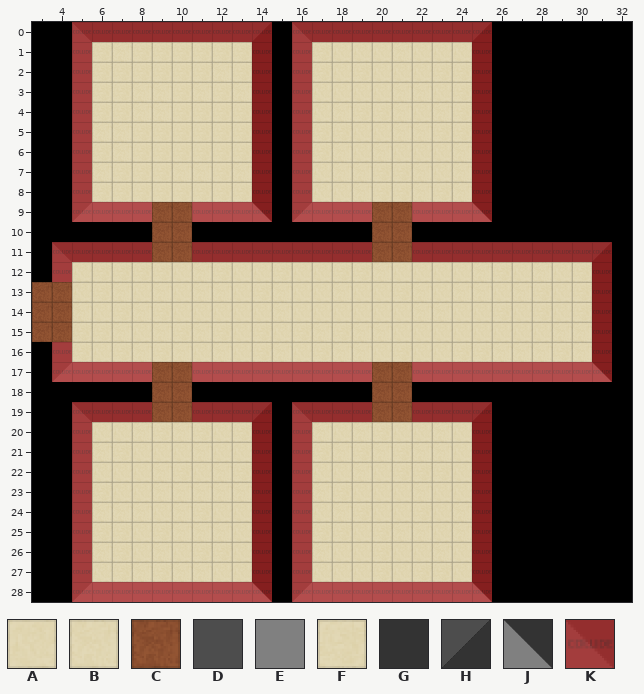
Tiled map, stored at DayDream/daydream/res/overworld/map_0.tmx. That is the earlier state.
Cells are 64x64 px. Shown: x 3..32, y 0..28.
Key: from "Overworld Tiles": A 0 "Beige 1", B 1 "Beige 2", C 3 "Brown 2", D 4 "Wall Top", E 5 "Wall Bottom", F 8 "Beige 3", G 13 "Wall Right", H 17 "Wall Outer Top Right", J 25 "Wall Outer Bottom Right", K 63.
_ is an empty cell.
Layer "Map" before, first column x 25:
 9 J_______
10 ________
11 DDDDDDH_
12 BFABAFG_
13 BABFAFG_
14 AFAFAFG_
15 AAAABBG_
16 FBBBFBG_
17 EEEEEEJ_
18 ________
19 H_______
20 G_______
21 G_______
22 G_______
23 G_______
24 G_______
Layer "Walls" before, first column x 3:
 6 __KFBFFFFFFK_KFBABAAABK_______
 7 __KBFFFBBFBK_KABBFFBABK_______
 8 __KFFFFFFFFK_KAABFFBFBK_______
 9 __KKKKCCKKKK_KKKKCCKKKK_______
10 ______CC_________CC___________
11 _KKKKKCCKKKKKKKKKCCKKKKKKKKKK_
12 _KAFFFFABFAAFAAFFBAAAABFABAFK_
13 CCAFBABABBAFBAABAAFBABBABFAFK_
14 CCBAFBFAAAAABAAAAAABBAAFAFAFK_
15 CCFFBABFBFAFAFBFBBAAAAAAAABBK_
16 _KFAFBFBABAFBAFBBAFAAFFBBBFBK_
17 _KKKKKCCKKKKKKKKKCCKKKKKKKKKK_
18 ______CC_________CC___________
19 __KKKKCCKKKK_KKKKCCKKKK_______
20 __KAABFBFAFK_KBABFAABAK_______
21 __KBFAAABAAK_KFBFBFBBAK_______
22 __KAAABFABFK_KAABAFFFAK_______
23 __KFAABBBBBK_KBFAAABAAK_______
24 __KBBBABFAAK_KABFAAFABK_______
25 __KFFAFBBBAK_KFFAFBBABK_______
26 __KBFABAFFAK_KBAAFAABAK_______
27 __KAFBFBBAAK_KAAAFAFFAK_______
Once edited:
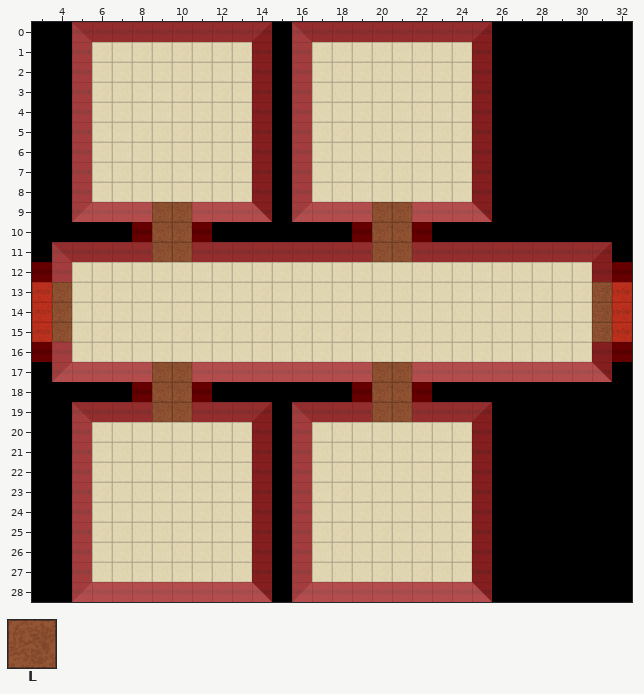
Further tiles: from "Overworld Tiles": L 10 "Brown 3".
See-through tiles are keyed as they look on the map.
What changed:
{"where": "layer \"Map\""}
{"y":13,"x":31,"old":"G_","new":"LL"}
{"y":14,"x":31,"old":"G_","new":"LL"}
{"y":15,"x":31,"old":"G_","new":"LL"}
{"where": "layer \"Walls\""}
{"y":10,"x":8,"old":"_","new":"K"}
{"y":10,"x":11,"old":"_","new":"K"}
{"y":10,"x":19,"old":"_","new":"K"}
{"y":10,"x":22,"old":"_","new":"K"}
{"y":12,"x":3,"old":"_","new":"K"}
{"y":12,"x":32,"old":"_","new":"K"}
{"y":13,"x":3,"old":"C","new":"K"}
{"y":13,"x":31,"old":"K_","new":"_K"}
{"y":14,"x":3,"old":"C","new":"K"}
{"y":14,"x":31,"old":"K_","new":"_K"}
{"y":15,"x":3,"old":"C","new":"K"}
{"y":15,"x":31,"old":"K_","new":"_K"}
{"y":16,"x":3,"old":"_","new":"K"}
{"y":16,"x":32,"old":"_","new":"K"}
{"y":18,"x":8,"old":"_","new":"K"}
{"y":18,"x":11,"old":"_","new":"K"}
{"y":18,"x":19,"old":"_","new":"K"}
{"y":18,"x":22,"old":"_","new":"K"}
